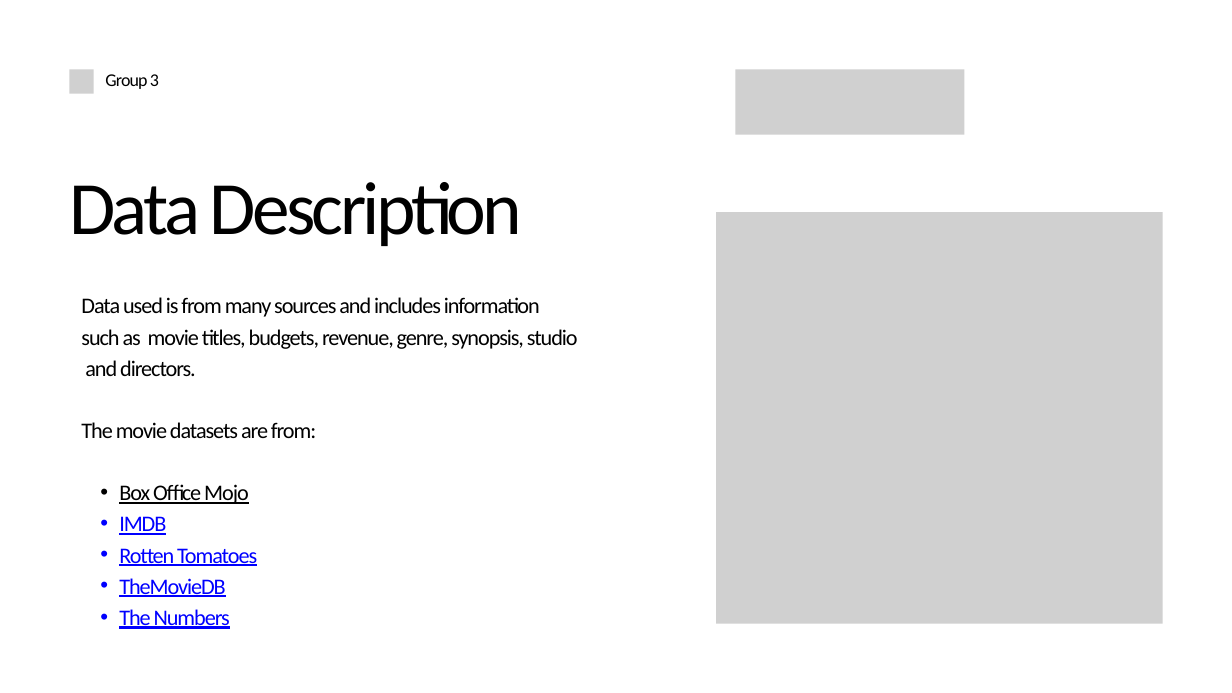
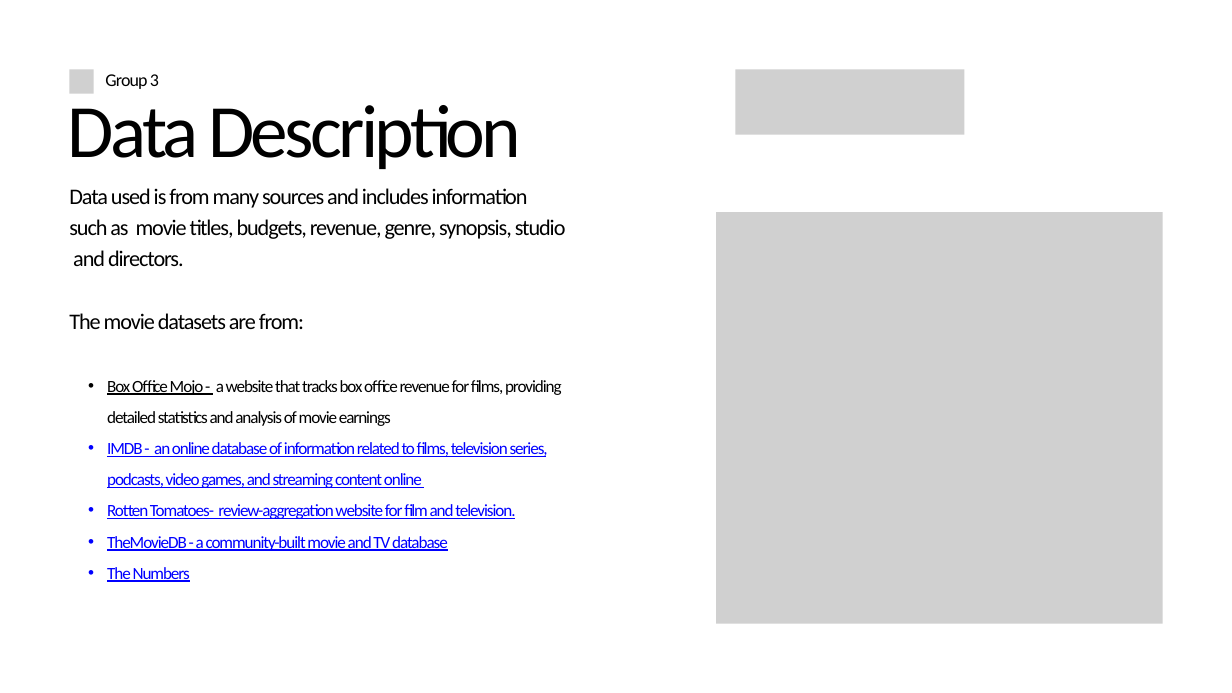
Before and after one commit to Benbellah-Owino/dsc-phase-2-project-group3, a slide deck: slide 4 of GROUP 3 -KARU Phase 2 Project.pptx. Drawn at 1232x693 pixels with LibreOffice and Linux fonts; fonts in the diff are those of the drawing; grey boxes stand for pictures. Boxes give left, top, right and bottom in pixels: in the first picture for what was removed or moved away, otherwise in the second. Text is boxed around its words. In the diff, an @@ line names an element or a change of style, - is before the commit and + after.

Commit message:
Update slides

```diff
--- a/GROUP 3 -KARU Phase 2 Project.pptx
+++ b/GROUP 3 -KARU Phase 2 Project.pptx
@@ text "Data Description": place and size @@
-text "Data Description" at <box>69,182,522,246</box>
+text "Data Description" at <box>68,105,520,169</box>
@@ text "Data used is from many ...": place and size @@
-text "Data used is from many ..." at <box>81,297,578,629</box>
+text "Data used is from many ..." at <box>69,188,566,582</box>
@@ text at <box>107,380,562,551</box>: text changed; size 26 to 20 pt @@
-  • Box Office Mojo
-  • IMDB
-  • Rotten Tomatoes
-  • TheMovieDB
+  • Box Office Mojo - a website that tracks box office revenue for films, providing detailed statistics and analysis of movie earnings
+  • IMDB - an online database of information related to films, television series, podcasts, video games, and streaming content online
+  • Rotten Tomatoes- review-aggregation website for film and television.
+  • TheMovieDB - a community-built movie and TV database
@@ text at <box>107,567,190,582</box>: size 26 to 20 pt in "The Numbers" @@
```
Also in this commit, not shown: 3 other slides changed.
